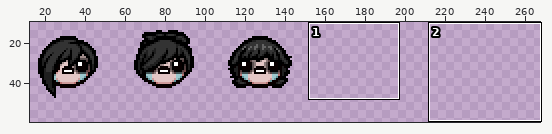
Pixel-art file: resources/gfx/characters/costumes/eve_styles/ref_evehead.aseprite. Above: a wide view before the commit, with the close-up outlined.
Close-up. The starting point:
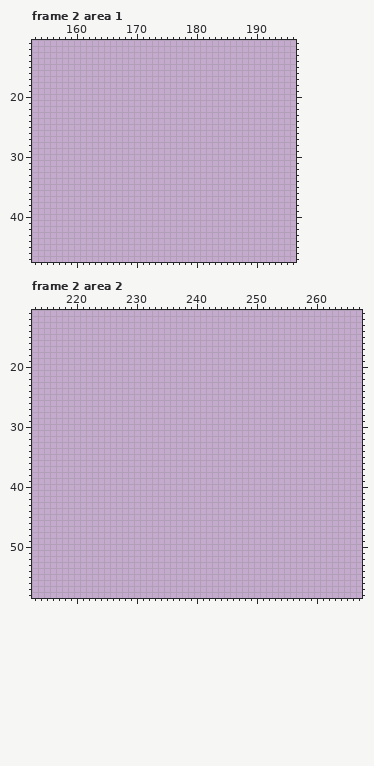
512x64 pixels, 2 frames. Colours within 5 levels of each other are drawn and written as one. Shown: frame 2 area 1: x 153..196, y 11..47; frame 2 area 2: x 213..267, y 11..58. The wide view leaves out empty margins. The commit also changed other frames or places, which this record leaves out.
Visible layers, top first: "Layer", "Слой 2", "Слой 1".
Palette (. is transparent): 
Pixels before, frame 2 area 2 (only the part around the change), first column x 215:
11 .....................................................
12 .....................................................
13 .....................................................
14 .....................................................
15 .....................................................
16 .....................................................
17 .....................................................
18 .....................................................
19 .....................................................
20 .....................................................
21 .....................................................
22 .....................................................
23 .....................................................
24 .....................................................
25 .....................................................
26 .....................................................
27 .....................................................
28 .....................................................
29 .....................................................
30 .....................................................
31 .....................................................
32 .....................................................
33 .....................................................
34 .....................................................
35 .....................................................
36 .....................................................
37 .....................................................
38 .....................................................
39 .....................................................
40 .....................................................
41 .....................................................
42 .....................................................
43 .....................................................
44 .....................................................
45 .....................................................
46 .....................................................
47 .....................................................
48 .....................................................
49 .....................................................
50 .....................................................
51 .....................................................
52 .....................................................
53 .....................................................
54 .....................................................
55 .....................................................
56 .....................................................
57 .....................................................
58 .....................................................
New version:
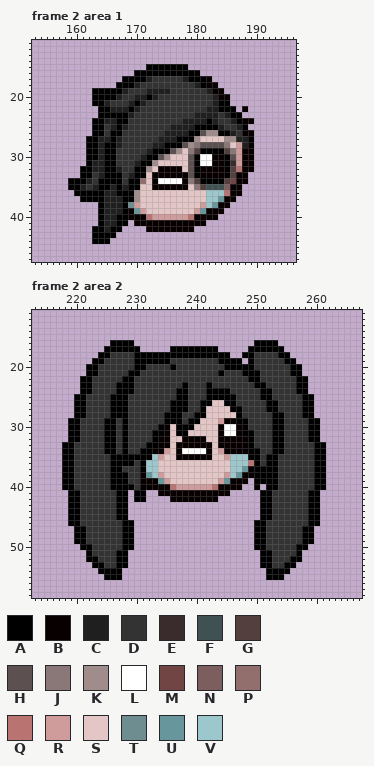
Colours new in this view: A #000000  B #080000  C #1f1f1f  D #333333  E #3a2c2c  F #3f5152  G #543f3f  H #5c5050  J #897877  K #a08c8b  L #ffffff  M #704544  N #7d5e5e  P #926e6d  Q #b97371  R #cf9c9b  S #e3c6c5  T #6e8d91  U #67979c  V #9cc8cd
Difference:
Changed rows in their new state; - is an unchanged pixel.
Frame 2 area 1, layers "Layer", "Слой 1":
first column x 159:
15 -------------AAAAAAA-----------
16 -----------AAAAAAAAAAB---------
17 ---------AAAACDDDDDCAAAB-------
18 --------AAACDDDDDDDDDCABB------
19 ----AAAAACDDDCCCCDDDDDDCBB-----
20 ----AAAACDDCCACDDDDDDDDDCBB----
21 ----AACDDDCACDDDDDDDDDDDCAA----
22 -----AACCCACDDDDDDDDDDDCCAAA-B-
23 -----AAAAACDDDDDDDDDDCCCCDCAA--
24 ----AACCAADDDDDDDDDCCCCACDDCABB
25 ----AADCACDDDDDDDCCCCAAAACDDCA-
26 ----AADAADDDDDDDCCCCAAHKKAACDBB
27 ---AACCACDDDDDDCCCAAAKSSSSKKCCA
28 ---AACAACDDDDDCCAAAHKJHHHHJSRCB
29 ---AACAADDDDDCAAAHKSJGAAAAGJRBB
30 ---AACAADDDDCAAHKSSSHALLBBAHRBB
31 ---ACCAADDDCAAKSSSSSHALLBBAERBB
32 --AACCAACDDAAKSBBBBSHABBBBAGQBB
33 --AADCAAADCAASBBBBBBHABBBBAGBB-
34 AAACDAAAADAAPSBLLLLBJGAAAAGMBB-
35 AACDCAACACAASSBBBBBBSJGFFFNBB--
36 -AAAAACCAAAKSSSSSSSSSSSVVVQBB--
37 --AAAACCCAAKSSSSSSSSSSSVVUBB---
38 -----ACCCATRSSSSSSSSSSRVUBB----
39 -----ACCCABURSSSSSSSSRUBBB-----
40 -----ACCAABBBQRRRRRRQBBBB------
41 -----ACCAA-BBBBBBBBBBBB--------
42 ----AACAA----BBBBBBBB----------
43 ----AAAA-----------------------
44 ----AAA------------------------
Frame 2 area 2, layers "Layer", "Слой 2", "Слой 1":
first column x 218:
16 --------AAAA--------------------AAAA--------
17 -------AAAAAA-----AAAAAAAA-----AAAAAA-------
18 ------AADDDDAAAAAAAAAAAAAAAA--AADDDDAA------
19 -----AADDDDDAAAAAADDDDDDDDAAAA-ADDDDDAA-----
20 ----AADDDDDDAADDDDADDDDDDDDAAAAADDDDDDAA----
21 ----AADDDDDAADDDDDDDDDDDDDADDDAAADDDDDAA----
22 ---AADDDDDAADDDDDDDDDDDDDDDDDDDAADDDDDDAA---
23 ---AADDDDAAADDDDDDDDADDDADDDDDDDAADDDDDAA---
24 ---AADDDDAAADDDDDDDAADDDAAAADDDDDAADDDDAA---
25 --AADDDDAAADDDDDDDDAADDDAAAAADDDDAADDDDDAA--
26 --AADDDDAAADDDDDDDAAADDAASSAADDDDDAADDDDAA--
27 --AADDDDAAADDDDDDDAAADDASSSSAADDDDAADDDDAA--
28 --AADDDDAAADDDDDDAAADDAASSSSSADDDDDAADDDAA--
29 -AADDDDAADADDDDDDAAADAASSSRBBAADDDDAADDDDAA-
30 -AADDDDAADADDDDDABSAAASSSSBLLBADDDDAADDDDAA-
31 -AADDDDAADADDDDAABSAASSSSSBLLBAADDDAADDDDAA-
32 -AADDDDAADADDDDABBSSBBBBSSBBBBBADDDAADDDDAA-
33 AADDDDDAADADDDAABBSBBBBBBSBBBBBADDDAADDDDDAA
34 AADDDDDAADADDAABBRSBLLLLBSRBBBBAADDAADDDDDAA
35 AADDDDDDAAAAAAAVRSSBBBBBBSSRVVVAADAADDDDDDAA
36 AADDDDDDAAAADAVVSSSSSSSSSSSSVVVQADAADDDDDDAA
37 AADDDDDDAADDDAVVSSSSSSSSSSSSVVUBAAAADDDDDDAA
38 AADDDDDDAAADDBUVRSSSSSSSSSSRVUBBAAAADDDDDDAA
39 AADDDDDDAAADDBBBURSSSSSSSSRUBBB-AAAADDDDDDAA
40 AADDDDDDAAAADABBBBQRRRRRRQBBBB--A-AADDDDDDAA
41 -AADDDDDDAA-AA--BBBBBBBBBBBB-----AADDDDDDAA-
42 -AADDDDDDAA-AA----BBBBBBBB-------AADDDDDDAA-
43 -AADDDDDDAA----------------------AADDDDDDAA-
44 -AADDDDDDAA----------------------AADDDDDDAA-
45 -AADDDDDDAA----------------------AADDDDDDAA-
46 -AADDDDDDDAA--------------------AADDDDDDDAA-
47 --AADDDDDDAA--------------------AADDDDDDAA--
48 --AADDDDDDAA--------------------AADDDDDDAA--
49 --AADDDDDDAA--------------------AADDDDDDAA--
50 ---AADDDDDAA--------------------AADDDDDAA---
51 ----ADDDDAA----------------------AADDDDA----
52 ----AADDDAA----------------------AADDDAA----
53 -----AADDAA----------------------AADDAA-----
54 ------AAAA------------------------AAAA------
55 -------AAA------------------------AAA-------
Changed places in both close-ups, as pixel boxes (x1, y1, x2, y2):
added: (68, 64, 254, 244)
added: (62, 340, 326, 580)
